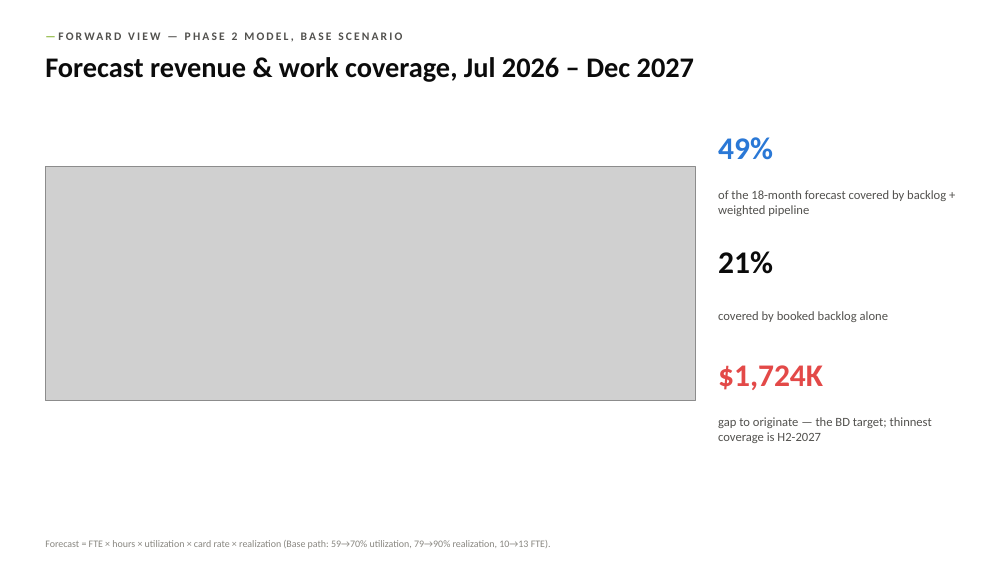
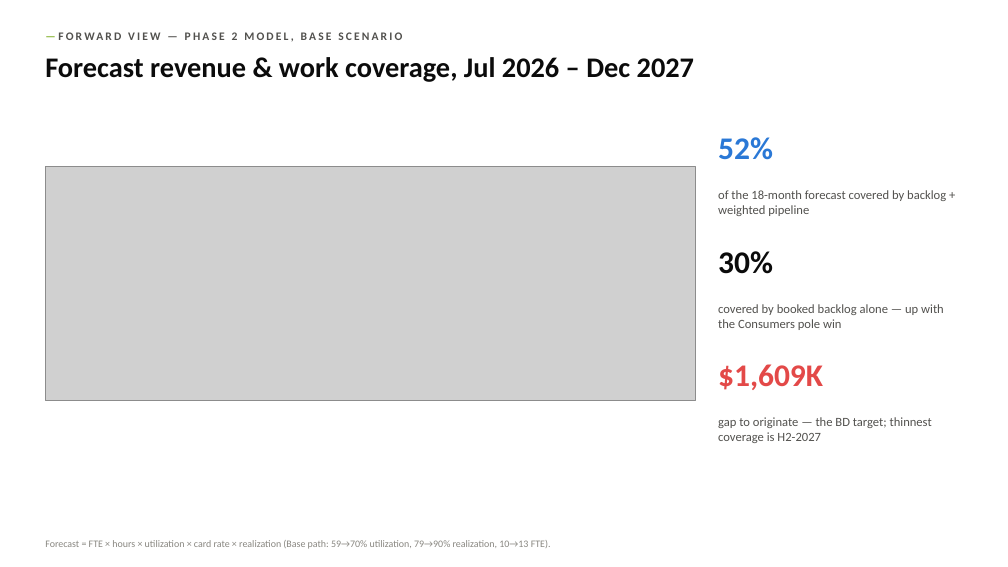
Before and after one commit to codlingjim-debug/CVR---Financial, a slide deck: slide 17 of reports/CVR_Deck_Jun2026.pptx. Drawn at 1008x567 pixels with LibreOffice and Linux fonts; fonts in the diff are those of the drawing; grey boxes stand for pictures. Boxes give left, top, right and bottom in pixels: in the first picture for what was removed or moved away, otherwise in the second. Text is boxed around its words. In the diff, an @@ line names an element or a change of style, - is before the commit and + after.

```diff
--- a/reports/CVR_Deck_Jun2026.pptx
+++ b/reports/CVR_Deck_Jun2026.pptx
@@ text at [718, 137, 773, 160]: text changed @@
-49%
+52%
@@ text at [718, 251, 773, 274]: text changed @@
-21%
+30%
@@ text at [718, 304, 944, 330]: text changed @@
-covered by booked backlog alone
+covered by booked backlog alone — up with the Consumers pole win
@@ text at [718, 364, 823, 390]: text changed @@
-$1,724K
+$1,609K
```
Also in this commit, not shown: 5 other slides changed, 5 other files.
